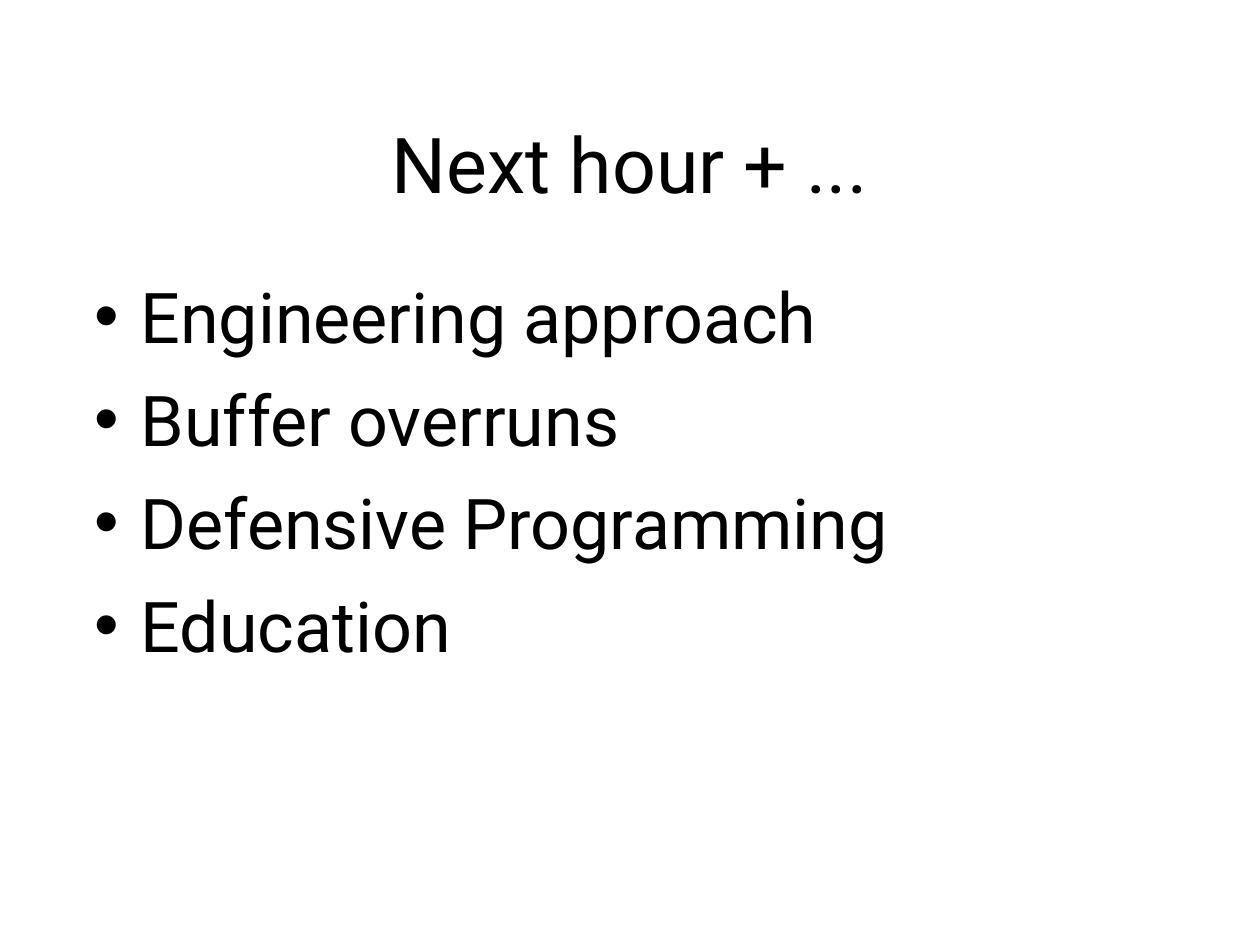
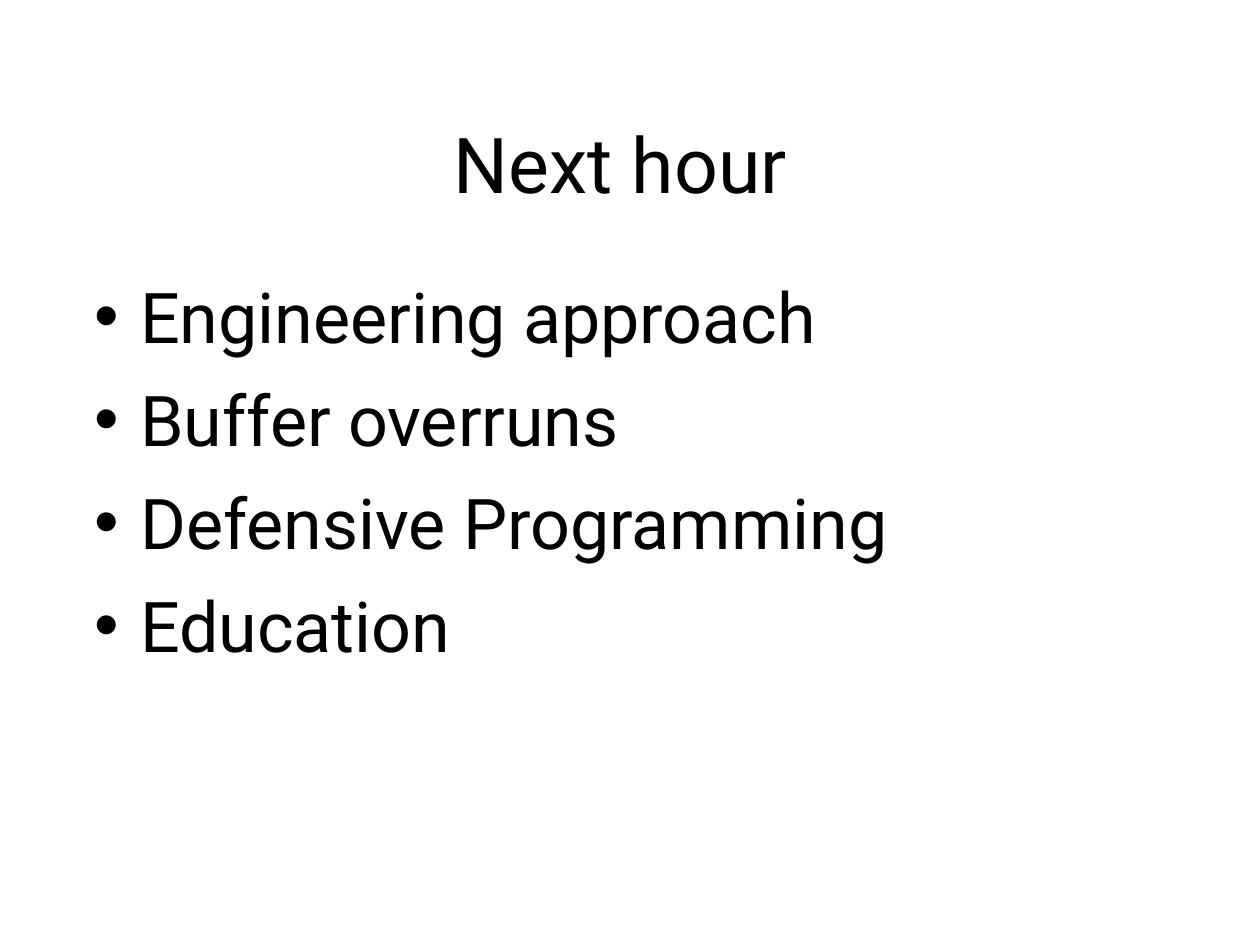
Before and after one commit to sftcd/cs7053, a slide deck: slide 3 of 2016lectures/07.5-developing.ppt. Drawn at 1260x945 pixels with LibreOffice and Linux fonts; fonts in the diff are those of the drawing. Boxes give left, top, right and bottom in pixels: in the first picture for what was removed or moved away, otherwise in the second. Text is boxed around its words. In the diff, an @@ line names an element or a change of style, - is before the commit and + after.

```diff
--- a/2016lectures/07.5-developing.ppt
+++ b/2016lectures/07.5-developing.ppt
@@ title at (454,135,787,194): text changed @@
-Next hour + ...
+Next hour
```
Also in this commit, not shown: 18 other slides changed, 2 other files.
